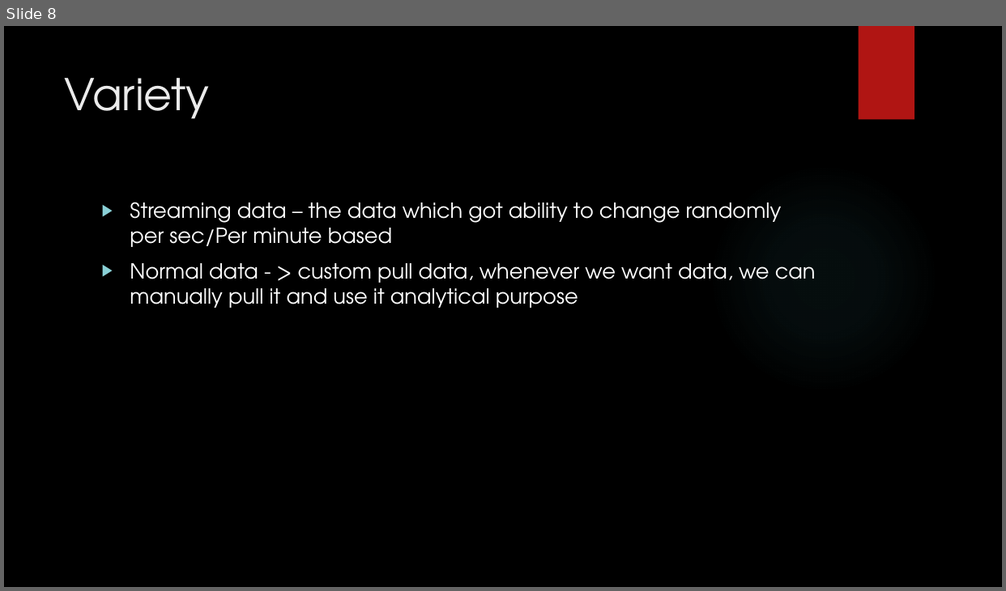
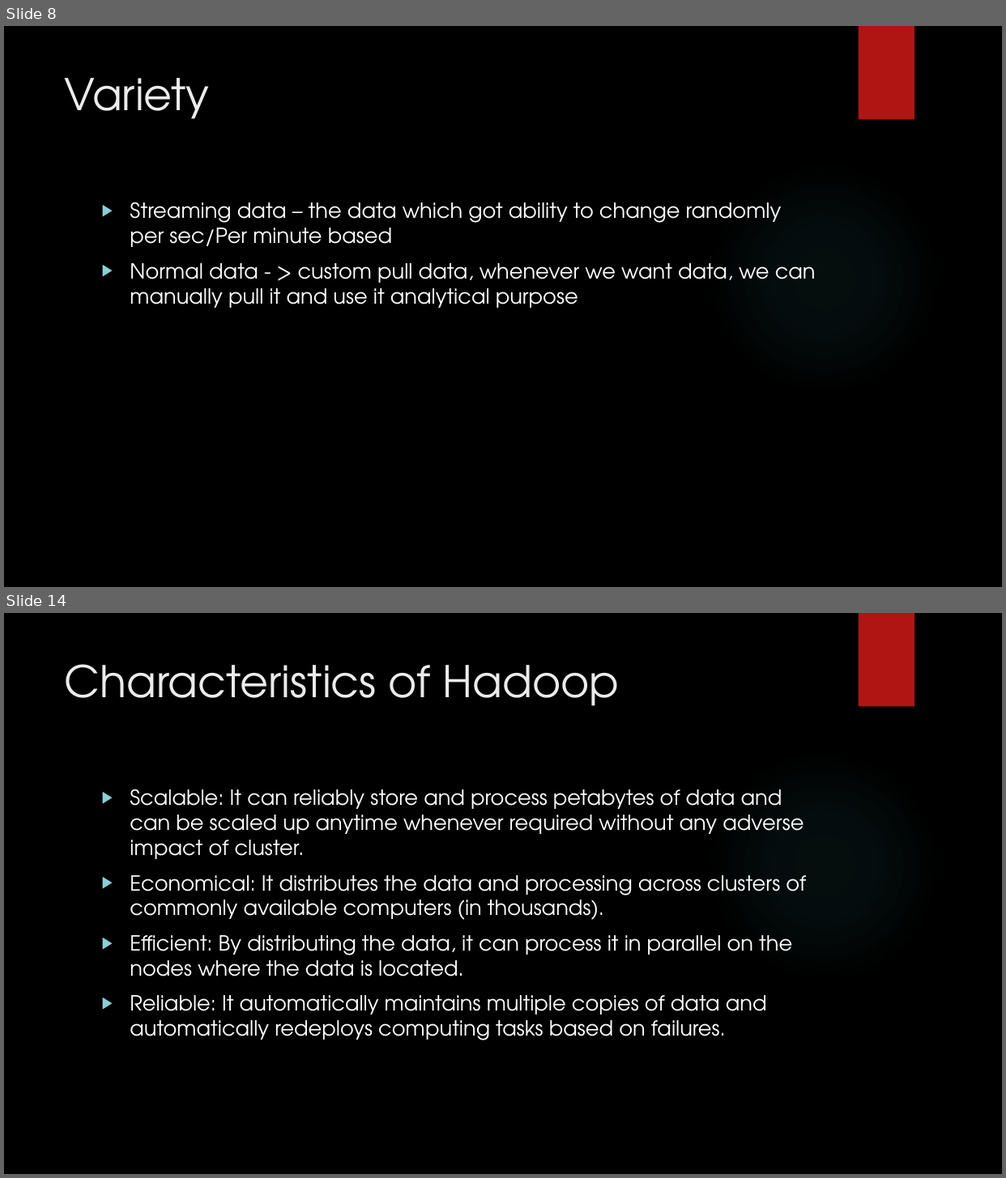
Before and after one commit to karthick1808/DW001, a slide deck: Bigdata.pptx. Shown one above the other, each under a label of ours: slide 8 before the commit, slides 8 and 14 after it; the slides between them are not shown. The pictures are 1006x591 and 1006x1178 pixels, drawn with LibreOffice and Linux fonts; fonts in the diff are those of the drawing; background and template pictures are left out. Boxes give left, top, right and bottom in pixels: in the first picture for what was removed or moved away, otherwise in the second. Text is boxed around its words. In the diff, an @@ line names an element or a change of style, - is before the commit and + after.

```diff
--- a/Bigdata.pptx
+++ b/Bigdata.pptx
@@ slide 14 added at [4, 613, 1002, 1174], background picture (left out); not listed: 2 template elements that a slide beside it also shows @@
@@ title added at [65, 664, 620, 706], 42 pt, text #EBEBEB @@
+Characteristics of Hadoop
@@ text added at [130, 789, 806, 1041], 20 pt, text #FFFFFF @@
+▶ Scalable: It can reliably store and process petabytes of data and can be scaled up anytime whenever required without any adverse impact of cluster.
+▶ Economical: It distributes the data and processing across clusters of commonly available computers (in thousands).
+▶ Efficient: By distributing the data, it can process it in parallel on the nodes where the data is located.
+▶ Reliable: It automatically maintains multiple copies of data and automatically redeploys computing tasks based on failures.
```
Also in this commit, not shown: 6 other slides added.
